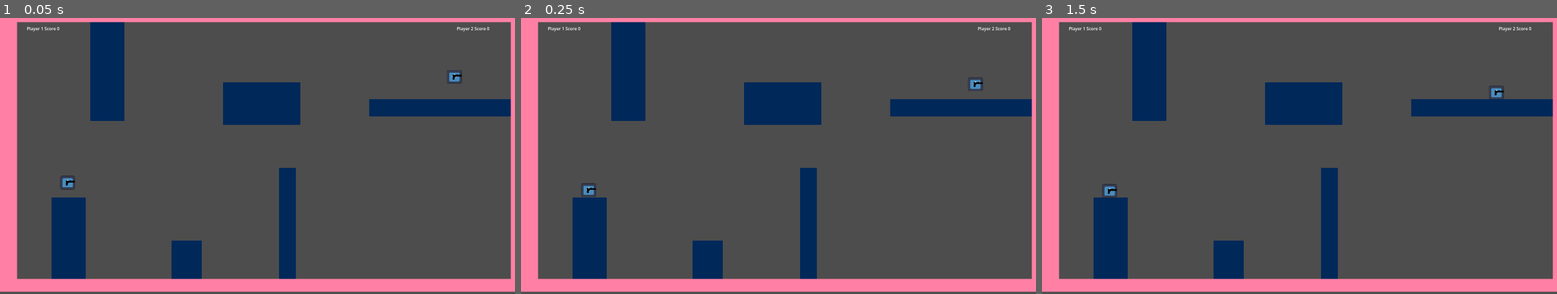
Above: before the commit, frames 1-3 (left to right).
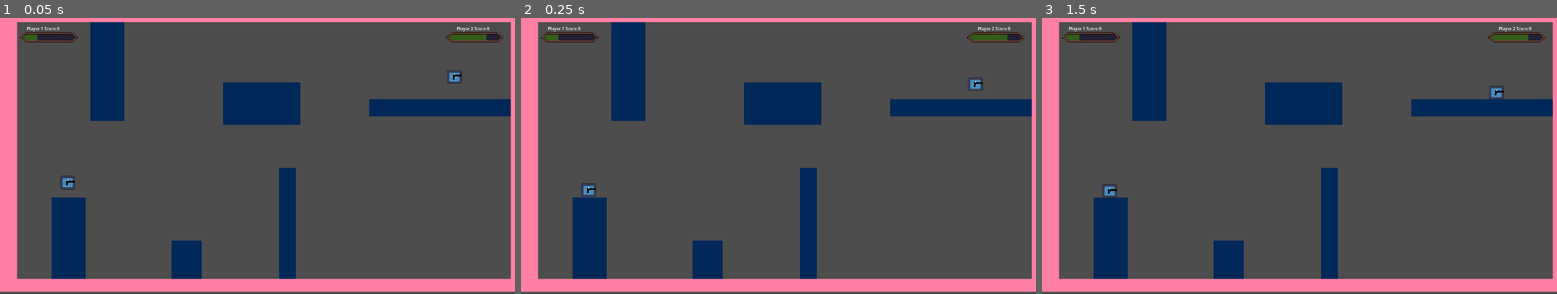
Above: after the commit, the same moments.

Repository: TK-ool/godot-fighting-game
Game: Godot game, scene res://scenen/Level.tscn
Same seed, same stepped clock (60 frames per second), same inputs: the game is played once before the commit and once after it. The engine's default icon, where the game draws it, is replaced by a stand-in: a white triangle on a blue panel in a dark square.
Inputs:
- Up to frame 1 (0.05 s): no input
- Up to frame 2 (0.25 s): no input
- Up to frame 3 (1.5 s): tap Enter at 1.25 s

The runs differ from the first frame. In frame 1, 0.8% of the frame differs, in the area x 3-98%, y 3-61%; in frame 2, 0.8%; in frame 3, 0.8%.

Commit message:
muzzleflash ( noch nicht komplett richtig) und gunshot SFX platzhaöter hinzugefügt

Diff:
--- /dev/null
+++ b/Sounds/default_bus_layout.tres
@@ -0,0 +1,15 @@
+[gd_resource type="AudioBusLayout" format=3 uid="uid://cisbdtpyco7lx"]
+
+[resource]
+bus/1/name = &"SFX"
+bus/1/solo = false
+bus/1/mute = false
+bus/1/bypass_fx = false
+bus/1/volume_db = 0.0
+bus/1/send = &"Master"
+bus/2/name = &"BGM"
+bus/2/solo = false
+bus/2/mute = false
+bus/2/bypass_fx = false
+bus/2/volume_db = 0.0
+bus/2/send = &"Master"
--- a/project.godot
+++ b/project.godot
@@ -14,6 +14,10 @@
 run/main_scene="uid://dlr1yhmdr3wkh"
 config/features=PackedStringArray("4.6", "GL Compatibility")
 config/icon="res://Texturen/icon.svg"
+
+[audio]
+
+buses/default_bus_layout="uid://cisbdtpyco7lx"
 
 [autoload]
 
@@ -152,4 +156,5 @@
 
 [rendering]
 
+textures/canvas_textures/default_texture_filter=0
 rendering_device/driver.windows="d3d12"
--- a/scenen/HUD.tscn
+++ b/scenen/HUD.tscn
@@ -1,6 +1,8 @@
 [gd_scene format=3 uid="uid://ckdfglkmtwi0o"]
 
 [ext_resource type="Script" uid="uid://cdhntnen0l5i8" path="res://scripts/HUD.gd" id="1_vmfms"]
+[ext_resource type="Texture2D" uid="uid://dmbar6bpjhr8a" path="res://Texturen/Empty Progress Bar fertig.png" id="2_x5jof"]
+[ext_resource type="Texture2D" uid="uid://ocbskeii5ugg" path="res://Texturen/Full Progress Bar fertig.png" id="3_8cexo"]
 
 [node name="Score" type="Control" unique_id=1181961140]
 z_index = 5
@@ -27,3 +29,29 @@
 offset_right = 1778.0
 offset_bottom = 99.0
 text = "Score 999"
+
+[node name="Health_P1" type="TextureProgressBar" parent="." unique_id=1412551810]
+layout_mode = 0
+offset_left = 75.0
+offset_top = 100.0
+offset_right = 291.0
+offset_bottom = 140.0
+max_value = 10.0
+step = 0.1
+value = 5.0
+nine_patch_stretch = true
+texture_under = ExtResource("2_x5jof")
+texture_progress = ExtResource("3_8cexo")
+
+[node name="Health_P2" type="TextureProgressBar" parent="." unique_id=383990046]
+layout_mode = 0
+offset_left = 1662.0
+offset_top = 100.0
+offset_right = 1878.0
+offset_bottom = 140.0
+max_value = 10.0
+step = 0.1
+value = 5.0
+nine_patch_stretch = true
+texture_under = ExtResource("2_x5jof")
+texture_progress = ExtResource("3_8cexo")
--- a/scenen/gun.tscn
+++ b/scenen/gun.tscn
@@ -2,17 +2,146 @@
 
 [ext_resource type="Script" uid="uid://c3bp221mvqn6t" path="res://scripts/gun.gd" id="1_dk5gl"]
 [ext_resource type="Texture2D" uid="uid://dvr8884q0gv02" path="res://Texturen/Test_gun.png" id="1_vk1bi"]
+[ext_resource type="Texture2D" uid="uid://brxovixxnsc6y" path="res://Texturen/muzzle flash for test.png" id="3_l5qxt"]
+[ext_resource type="AudioStream" uid="uid://bpnphwupe501l" path="res://Sounds/pistol-gunshot.mp3" id="4_0lpn5"]
+
+[sub_resource type="AtlasTexture" id="AtlasTexture_l5qxt"]
+atlas = ExtResource("3_l5qxt")
+region = Rect2(0, 0, 30, 30)
+
+[sub_resource type="AtlasTexture" id="AtlasTexture_0lpn5"]
+atlas = ExtResource("3_l5qxt")
+region = Rect2(30, 0, 30, 30)
+
+[sub_resource type="AtlasTexture" id="AtlasTexture_7w0ho"]
+atlas = ExtResource("3_l5qxt")
+region = Rect2(60, 0, 30, 30)
+
+[sub_resource type="AtlasTexture" id="AtlasTexture_sajfk"]
+atlas = ExtResource("3_l5qxt")
+region = Rect2(90, 0, 30, 30)
+
+[sub_resource type="SpriteFrames" id="SpriteFrames_0lpn5"]
+animations = [{
+"frames": [{
+"duration": 1.0,
+"texture": SubResource("AtlasTexture_l5qxt")
+}, {
+"duration": 1.0,
+"texture": SubResource("AtlasTexture_0lpn5")
+}, {
+"duration": 1.0,
+"texture": SubResource("AtlasTexture_7w0ho")
+}, {
+"duration": 1.0,
+"texture": SubResource("AtlasTexture_sajfk")
+}],
+"loop": true,
+"name": &"default",
+"speed": 18.0
+}]
+
+[sub_resource type="Animation" id="Animation_l5qxt"]
+length = 0.001
+tracks/0/type = "value"
+tracks/0/imported = false
+tracks/0/enabled = true
+tracks/0/path = NodePath(".:animation")
+tracks/0/interp = 1
+tracks/0/loop_wrap = true
+tracks/0/keys = {
+"times": PackedFloat32Array(0),
+"transitions": PackedFloat32Array(1),
+"update": 1,
+"values": [&"default"]
+}
+tracks/1/type = "value"
+tracks/1/imported = false
+tracks/1/enabled = true
+tracks/1/path = NodePath(".:frame")
+tracks/1/interp = 1
+tracks/1/loop_wrap = true
+tracks/1/keys = {
+"times": PackedFloat32Array(0),
+"transitions": PackedFloat32Array(1),
+"update": 1,
+"values": [0]
+}
+tracks/2/type = "value"
+tracks/2/imported = false
+tracks/2/enabled = true
+tracks/2/path = NodePath(".:visible")
+tracks/2/interp = 1
+tracks/2/loop_wrap = true
+tracks/2/keys = {
+"times": PackedFloat32Array(0),
+"transitions": PackedFloat32Array(1),
+"update": 1,
+"values": [false]
+}
+
+[sub_resource type="Animation" id="Animation_0lpn5"]
+resource_name = "muzzleflash"
+length = 0.2
+step = 0.05
+tracks/0/type = "value"
+tracks/0/imported = false
+tracks/0/enabled = true
+tracks/0/path = NodePath(".:animation")
+tracks/0/interp = 1
+tracks/0/loop_wrap = true
+tracks/0/keys = {
+"times": PackedFloat32Array(0),
+"transitions": PackedFloat32Array(1),
+"update": 1,
+"values": [&"default"]
+}
+tracks/1/type = "value"
+tracks/1/imported = false
+tracks/1/enabled = true
+tracks/1/path = NodePath(".:frame")
+tracks/1/interp = 1
+tracks/1/loop_wrap = true
+tracks/1/keys = {
+"times": PackedFloat32Array(0, 0.05, 0.1, 0.15),
+"transitions": PackedFloat32Array(1, 1, 1, 1),
+"update": 1,
+"values": [0, 1, 2, 3]
+}
+tracks/2/type = "value"
+tracks/2/imported = false
+tracks/2/enabled = true
+tracks/2/path = NodePath(".:visible")
+tracks/2/interp = 1
+tracks/2/loop_wrap = true
+tracks/2/keys = {
+"times": PackedFloat32Array(0, 0.2),
+"transitions": PackedFloat32Array(1, 1),
+"update": 1,
+"values": [true, false]
+}
+
+[sub_resource type="AnimationLibrary" id="AnimationLibrary_7w0ho"]
+_data = {
+&"RESET": SubResource("Animation_l5qxt"),
+&"muzzleflash": SubResource("Animation_0lpn5")
+}
+
+[sub_resource type="AudioStreamRandomizer" id="AudioStreamRandomizer_0lpn5"]
+playback_mode = 2
+random_pitch = 1.2599211
+streams_count = 1
+stream_0/stream = ExtResource("4_0lpn5")
 
 [node name="Gun" type="Node2D" unique_id=418450671]
 script = ExtResource("1_dk5gl")
-fire_rate = 0.05
+fire_rate = 0.7
 
 [node name="Sprite2D" type="Sprite2D" parent="." unique_id=757308342]
 z_index = 2
 position = Vector2(9, 2.9999995)
 scale = Vector2(1.35, 1.2666667)
 texture = ExtResource("1_vk1bi")
-flip_v = true
 
 [node name="Marker2D" type="Marker2D" parent="Sprite2D" unique_id=1712222138]
 show_behind_parent = true
@@ -22,3 +151,20 @@
 [node name="Marker2D2" type="Marker2D" parent="Sprite2D" unique_id=1193412261]
 position = Vector2(16.296297, 5.5263166)
 scale = Vector2(0.7407407, 0.7894736)
+
+[node name="Muzzleflash" type="AnimatedSprite2D" parent="." unique_id=1694353277]
+visible = false
+z_index = 2
+position = Vector2(31, -4)
+sprite_frames = SubResource("SpriteFrames_0lpn5")
+offset = Vector2(10, 0)
+
+[node name="AnimationPlayer" type="AnimationPlayer" parent="Muzzleflash" unique_id=416716202]
+libraries/ = SubResource("AnimationLibrary_7w0ho")
+
+[node name="gunshot_sound" type="AudioStreamPlayer" parent="." unique_id=151536711]
+stream = SubResource("AudioStreamRandomizer_0lpn5")
+volume_db = -44.899
+pitch_scale = 1.81
+max_polyphony = 5
+bus = &"SFX"
--- a/scripts/HUD.gd
+++ b/scripts/HUD.gd
@@ -1,9 +1,13 @@
 extends Control
 @onready var score_p_1: Label = $Score_P1
 @onready var score_p_2: Label = $Score_P2
+@onready var health_p_1: TextureProgressBar = $Health_P1
+@onready var health_p_2: TextureProgressBar = $Health_P2
 
 
 func _process(_delta: float) -> void:
 
 	score_p_1.text = "Player 1 Score " + str(Global.Score_P1)
 	score_p_2.text = "Player 2 Score " + str(Global.Score_P2)
+	health_p_1.value = 3
+	health_p_2.value = 7
--- a/scripts/gun.gd
+++ b/scripts/gun.gd
@@ -6,6 +6,9 @@
 
 const Bullet = preload("res://scenen/bullet.tscn")
 
+@onready var gunshot: AudioStreamPlayer = $gunshot_sound
+@onready var muzzleflash2d: AnimatedSprite2D = $Muzzleflash
+@onready var muzzleflash: AnimationPlayer = $Muzzleflash/AnimationPlayer
 
 @onready var gunpoint_links: Marker2D = $Sprite2D/Marker2D2
 @onready var gunpoint: Marker2D = $Sprite2D/Marker2D
@@ -55,7 +58,6 @@
 	if rotation_degrees > 90 and rotation_degrees	< 270:
 		sprite_2d.flip_v = true
 		face_right = false
-
 	else:
 		sprite_2d.flip_v = false
 		face_right = true
@@ -67,10 +69,14 @@
 		get_tree().root.add_child(bullet_instance)
 		bullet_instance.device = player_ID
 		bullet_instance.set_group()
+		muzzleflash.play("muzzleflash")
+		gunshot.play(0.0)
 		if face_right == true:
 			bullet_instance.global_position = gunpoint.global_position
+			muzzleflash2d.global_position = gunpoint.global_position
 		else:
 			bullet_instance.global_position = gunpoint_links.global_position
+			muzzleflash2d.global_position = gunpoint_links.global_position
 		bullet_instance.rotation = rotation
 
 
Not shown, added: Sounds/pistol-gunshot.mp3.import
Binary file added: Texturen/Empty Progress Bar fertig.png
Not shown, added: Texturen/Empty Progress Bar fertig.png.import
Binary file added: Texturen/Full Progress Bar fertig.png
Not shown, added: Texturen/Full Progress Bar fertig.png.import
Binary file added: Texturen/muzzle flash for test.png
Not shown, added: Texturen/muzzle flash for test.png.import
Not shown, added: Sounds/pistol-gunshot.mp3
